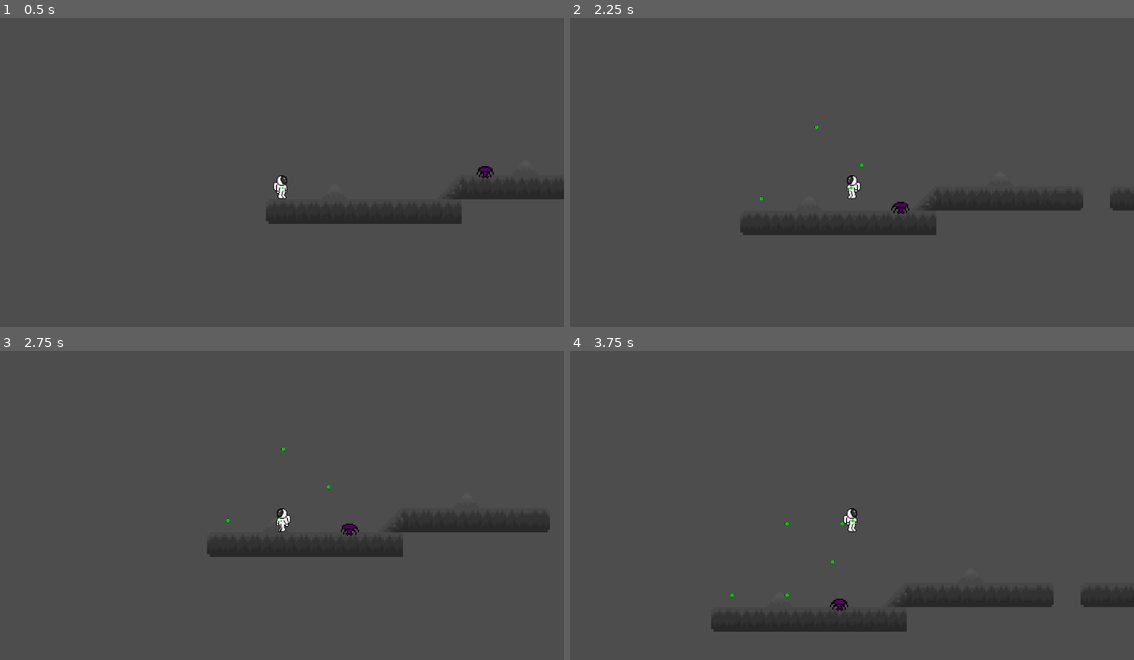
Above: before the commit, frames 1-4 (two rows, left to right).
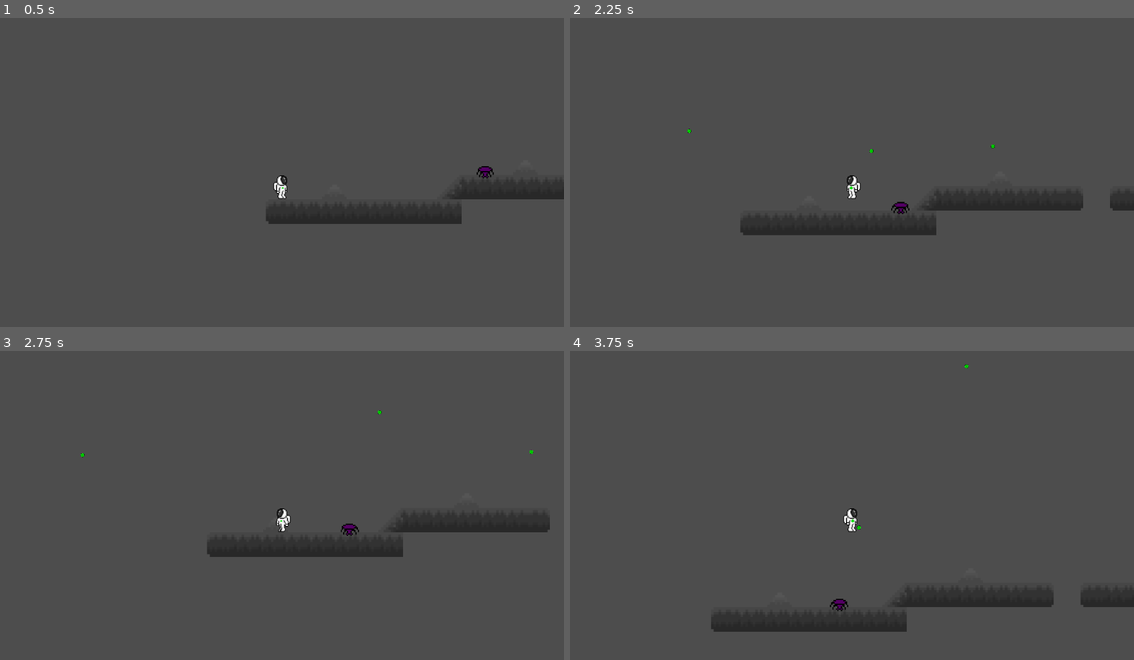
Above: after the commit, the same moments.

Repository: PrestonBrown1/2D-Platformer
Game: Godot game, scene res://game.tscn
The game is run twice, just before and just after one commit, with the same random seed, the same clock (stepped at 60 frames per second) and the same inputs.
Inputs (mouse positions are in pixels of both pictures, inside the frame that each line leads up to):
- Up to frame 1 (0.5 s): no input
- Up to frame 2 (2.25 s): tap Enter at 0.5 s; move the mouse to (976, 160) at 0.52 s; hold D (Right) 0.53-2.03 s; click (976, 160) at 0.6 s; tap Space (Jump) at 0.77, 1.52 s; move the mouse to (739, 191) at 1.27 s; click (739, 191) at 1.35 s; move the mouse to (908, 104) at 2.02 s; hold A (Left) from 2.03 s (still down); click (908, 104) at 2.1 s
- Up to frame 3 (2.75 s): keep holding A (Left)
- Up to frame 4 (3.75 s): move the mouse to (823, 570) at 2.77 s; release A (Left) at 2.78 s; hold D (Right) from 2.78 s (still down); click (823, 570) at 2.85 s; tap Space (Jump) at 3.02 s; move the mouse to (1021, 554) at 3.52 s; click (1021, 554) at 3.6 s

Frame 1 is identical in both runs. In frame 2, less than 0.1% of the frame differs, in the area x 20-76%, y 34-60%; in frame 3, less than 0.1%; in frame 4, less than 0.1%, in the area x 28-71%, y 4-80%.

Commit message:
Adding Bullet Functionality

Diff:
--- a/Assets/Enemies/alien_crab.gd
+++ b/Assets/Enemies/alien_crab.gd
@@ -4,6 +4,7 @@
 var dmg = 10
 const SPEED = 150
 var player = null
+var dead = false
 
 
 # Get the gravity from the project settings to be synced with RigidBody nodes.
@@ -18,14 +19,14 @@
 		velocity.y += gravity * delta
 
 	var distanceToPlayer = getDistanceToPlayer()
-
-	if abs(distanceToPlayer) <= 800 and abs(distanceToPlayer) >= 100:
-		move()
-	elif abs(distanceToPlayer) > 800:
-		$AnimatedSprite2D.stop()
-		velocity.x = 0
-	elif abs(distanceToPlayer) < 100:
-		attack()
+	if !dead:
+		if abs(distanceToPlayer) <= 800 and abs(distanceToPlayer) >= 100:
+			move()
+		elif abs(distanceToPlayer) > 800:
+			$AnimatedSprite2D.stop()
+			velocity.x = 0
+		elif abs(distanceToPlayer) < 100:
+			attack()
 
 	move_and_slide()
 
@@ -55,3 +56,17 @@
 	else:
 		$AnimatedSprite2D.play("Attack")
 		player.damage(-dmg)
+
+func damage(d):
+	print("Hit for " + str(d))
+	health += d
+	if health <= 0:
+		die()
+
+func die():
+	dead = true
+	velocity = Vector2.ZERO
+	$AnimatedSprite2D.stop()
+	$AnimatedSprite2D.animation = "Die"
+	$AnimatedSprite2D.play()
+	$CollisionShape2D.shape.height = 10
--- a/Player.gd
+++ b/Player.gd
@@ -69,4 +69,15 @@
 	var newBullet = bullet.instantiate()
 	newBullet.position = global_position
 
+	var angle = atan((global_position.y - mousePosition.y) / (mousePosition.x - global_position.x))
+	if mousePosition.y < global_position.y and mousePosition.x < global_position.x:
+		angle *= -1
+		angle = deg_to_rad(180) - angle
+	elif mousePosition.y > global_position.y and mousePosition.x < global_position.x:
+		angle += deg_to_rad(180)
+
+	newBullet.rotation -= angle - deg_to_rad(90)
+	#print("Angle: " + str(rad_to_deg(angle)))
+	#print("Rotation: " + str(rad_to_deg(newBullet.rotation)))
+
 	projectiles.add_child(newBullet)
--- /dev/null
+++ b/bullet1.gd
@@ -0,0 +1,27 @@
+extends Node2D
+
+var velocity = Vector2.ZERO
+var speed = 10
+
+# Called when the node enters the scene tree for the first time.
+func _ready():
+	velocity = Vector2(0, -speed).rotated(rotation)
+
+
+# Called every frame. 'delta' is the elapsed time since the previous frame.
+func _physics_process(delta):
+	position += velocity
+
+
+func _on_timer_timeout():
+	queue_free()
+
+
+func _on_area_2d_body_entered(body):
+	var container = body.get_parent().get_parent()
+	var player = get_node("/root/Game/Player")
+	if container.name == "EnemyContainer":
+		body.damage(-player.dmg)
+		queue_free()
+	elif container.name == "LevelContainer":
+		queue_free()
--- a/bullet1.tscn
+++ b/bullet1.tscn
@@ -1,12 +1,14 @@
-[gd_scene load_steps=3 format=3 uid="uid://dia48mrp1yk0f"]
+[gd_scene load_steps=4 format=3 uid="uid://dia48mrp1yk0f"]
 
 [ext_resource type="Texture2D" uid="uid://b5okykuihrbhw" path="res://Assets/Player/Projectiles/PlayerBullet1.png" id="1_rgt4m"]
+[ext_resource type="Script" path="res://bullet1.gd" id="1_tqett"]
 
 [sub_resource type="CircleShape2D" id="CircleShape2D_1qybm"]
 radius = 83.1505
 
 [node name="Bullet" type="Node2D"]
 scale = Vector2(0.1, 0.1)
+script = ExtResource("1_tqett")
 
 [node name="Sprite2D" type="Sprite2D" parent="."]
 texture = ExtResource("1_rgt4m")
@@ -20,3 +22,6 @@
 wait_time = 5.0
 one_shot = true
 autostart = true
+
+[connection signal="body_entered" from="Area2D" to="." method="_on_area_2d_body_entered"]
+[connection signal="timeout" from="Timer" to="." method="_on_timer_timeout"]
--- a/game.tscn
+++ b/game.tscn
@@ -5,7 +5,9 @@
 
 [node name="Game" type="Node2D"]
 
-[node name="Level1" parent="." instance=ExtResource("3_hsrq2")]
+[node name="LevelContainer" type="Node2D" parent="."]
+
+[node name="Level1" parent="LevelContainer" instance=ExtResource("3_hsrq2")]
 
 [node name="Player" parent="." instance=ExtResource("2_7qknw")]
 
--- a/global.gd
+++ b/global.gd
@@ -14,12 +14,13 @@
 
 func updateLevel():
 	var game = get_node("/root/Game")
-	var lvlScn = get_node("/root/Game/Level" + str(level))
+	var levelContainer = get_node("/root/Game/LevelContainer")
+	var lvlScn = get_node("/root/Game/LevelContainer/Level" + str(level))
 	lvlScn.queue_free()
 	level += 1
 	lvlScn = load("res://Levels/level" + str(level) + ".tscn")
 	var newScn = lvlScn.instantiate()
-	game.add_child(newScn)
+	levelContainer.add_child(newScn)
 	var player = get_node("/root/Game/Player")
 	player.position = Vector2(70, 490)
 
